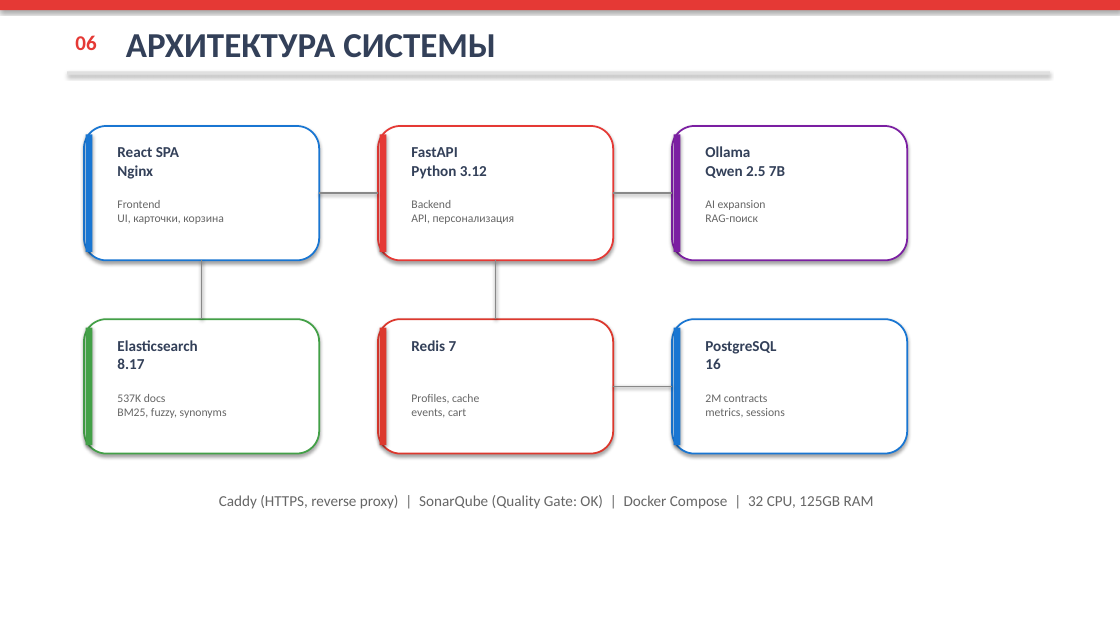
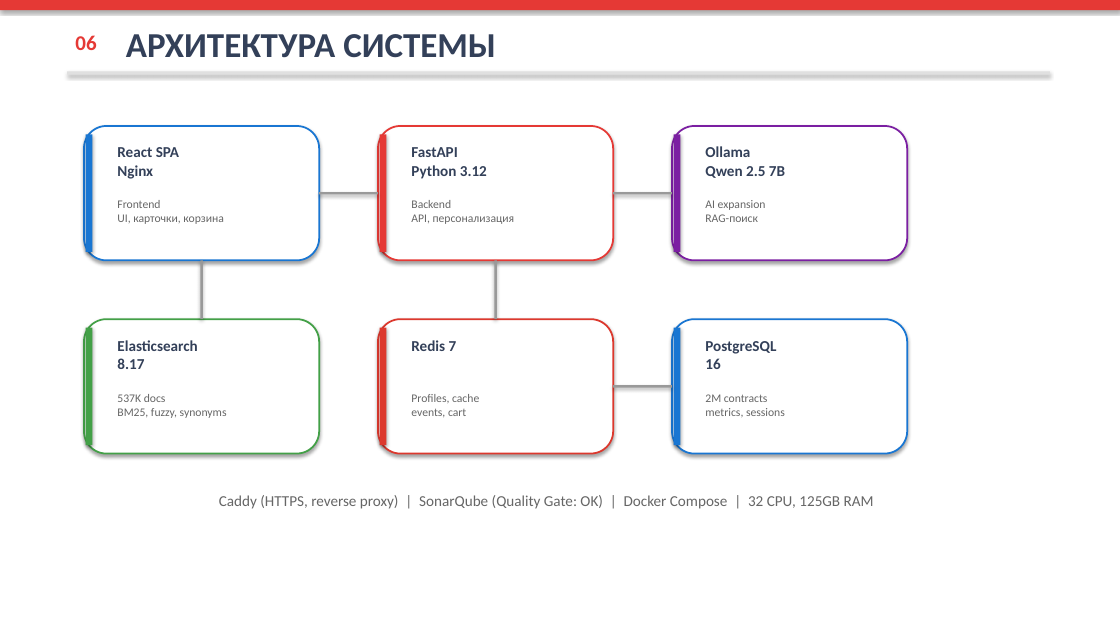
Before and after one commit to Shadowru/tenderhack2026, a slide deck: slide 7 of docs/TenderHack2026_Presentation.pptx. Drawn at 1120x630 pixels with LibreOffice and Linux fonts; fonts in the diff are those of the drawing. Boxes give left, top, right and bottom in pixels: in the first picture for what was removed or moved away, otherwise in the second. Text is boxed around its words. In the diff, an @@ line names an element or a change of style, - is before the commit and + after.

```diff
--- a/docs/TenderHack2026_Presentation.pptx
+++ b/docs/TenderHack2026_Presentation.pptx
@@ line removed from (319, 193) to (378, 193) @@
@@ rectangle added at (319,192,378,195), fill #999999 @@
@@ line removed from (613, 193) to (672, 193) @@
@@ rectangle added at (613,192,672,195), fill #999999 @@
@@ rectangle added at (201,260,203,319), fill #999999 @@
@@ line removed from (202, 260) to (202, 319) @@
@@ rectangle added at (495,260,497,319), fill #999999 @@
@@ line removed from (496, 260) to (496, 319) @@
@@ line removed from (613, 386) to (672, 386) @@
@@ rectangle added at (613,386,672,388), fill #999999 @@
```
Also in this commit, not shown: 1 other slide changed, 1 other file.
